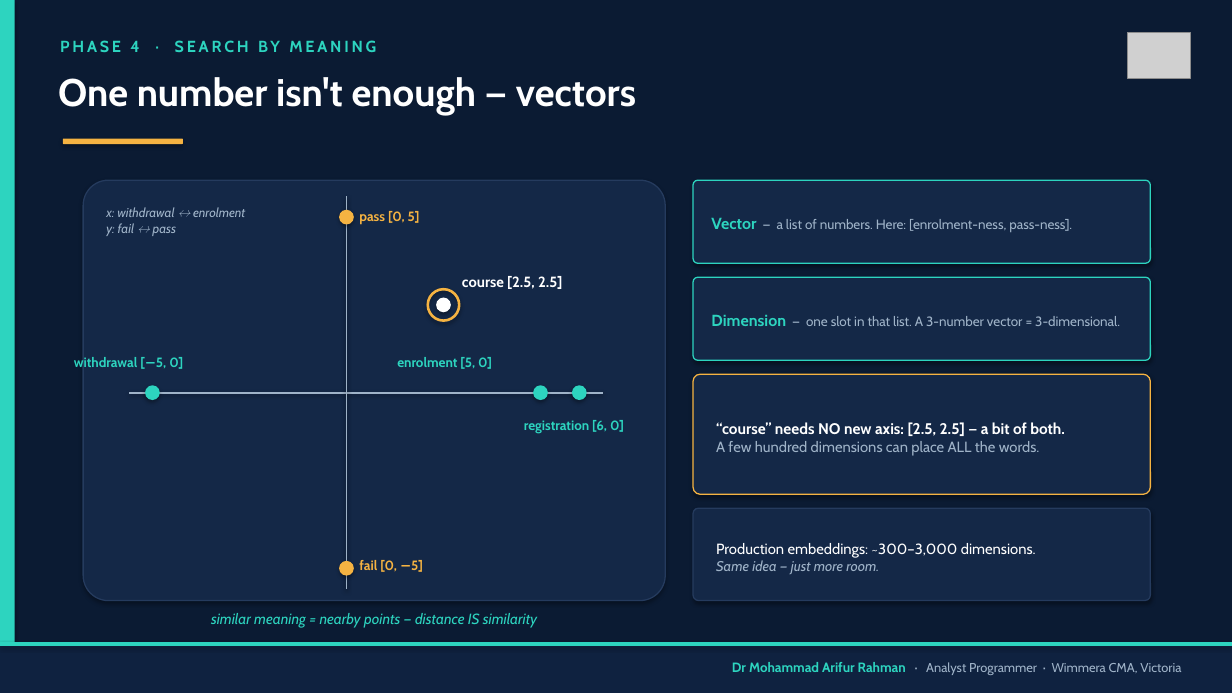
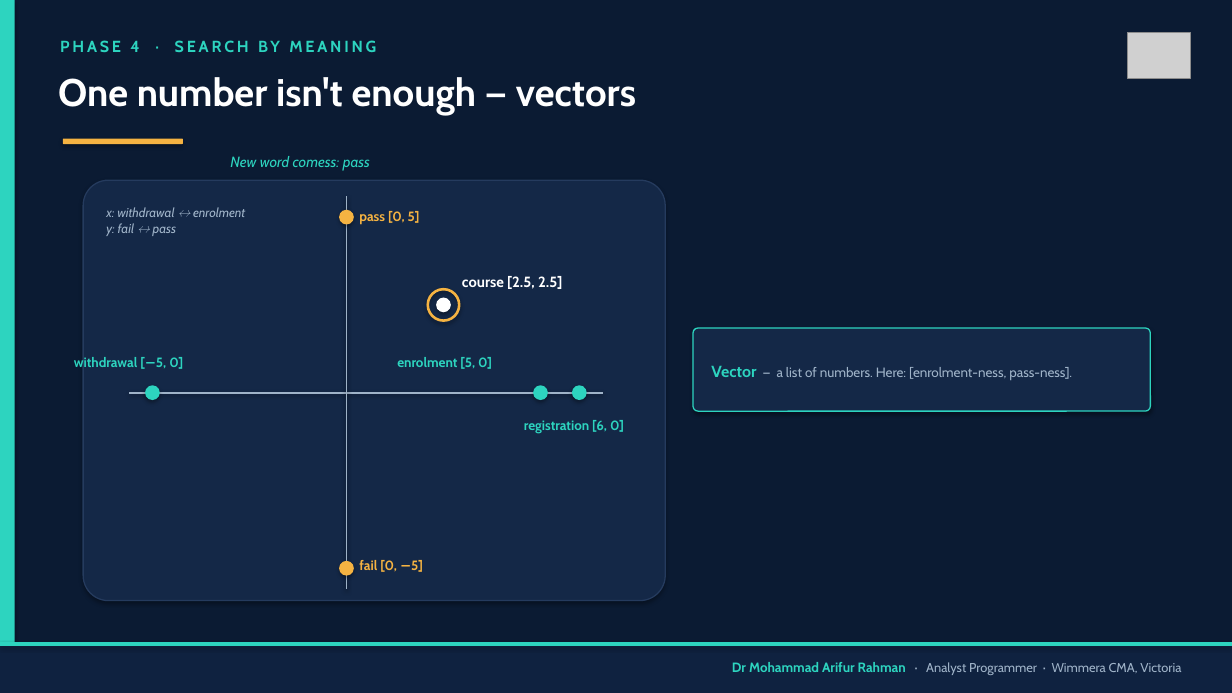
Before and after one commit to arifwcma/induction, a slide deck: slide 12 of lecture/deck.pptx. Drawn at 1232x693 pixels with LibreOffice and Linux fonts; fonts in the diff are those of the drawing; grey boxes stand for pictures. Boxes give left, top, right and bottom in pixels: in the first picture for what was removed or moved away, otherwise in the second. Text is boxed around its words. In the diff, an @@ line names an element or a change of style, - is before the commit and + after.

```diff
--- a/lecture/deck.pptx
+++ b/lecture/deck.pptx
@@ text added at bbox=[230, 156, 370, 171], 11.5 pt, text #2DD4BF, italic @@
+New word comess: pass
@@ rounded rectangle removed at bbox=[693, 277, 1151, 360] @@
@@ rounded rectangle: place and size @@
-rounded rectangle at bbox=[693, 180, 1151, 263]
+rounded rectangle at bbox=[693, 328, 1151, 411]
@@ text removed at bbox=[711, 315, 1120, 326] @@
-Dimension — one slot in that list. A 3-number vector = 3-dimensional.
@@ rounded rectangle removed at bbox=[693, 374, 1151, 494] @@
@@ text "Vector — a list of ...": place and size @@
-text "Vector — a list of ..." at bbox=[711, 218, 1072, 232]
+text "Vector — a list of ..." at bbox=[711, 366, 1072, 380]
@@ text removed at bbox=[716, 422, 1065, 456] @@
-“course” needs NO new axis: [2.5, 2.5] — a bit of both.
-A few hundred dimensions can place ALL the words.
@@ rounded rectangle removed at bbox=[693, 508, 1151, 601] @@
@@ text removed at bbox=[716, 543, 1036, 574] @@
-Production embeddings: ~300–3,000 dimensions.
-Same idea — just more room.
@@ text removed at bbox=[211, 613, 537, 628] @@
-similar meaning = nearby points — distance IS similarity
```
Also in this commit, not shown: 13 other slides changed, 2 other files.
